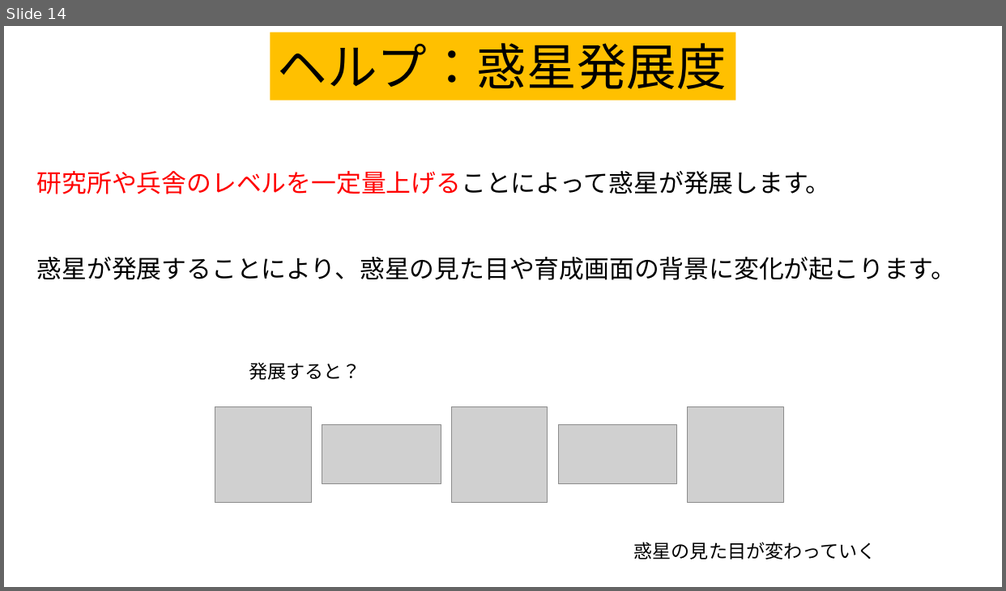
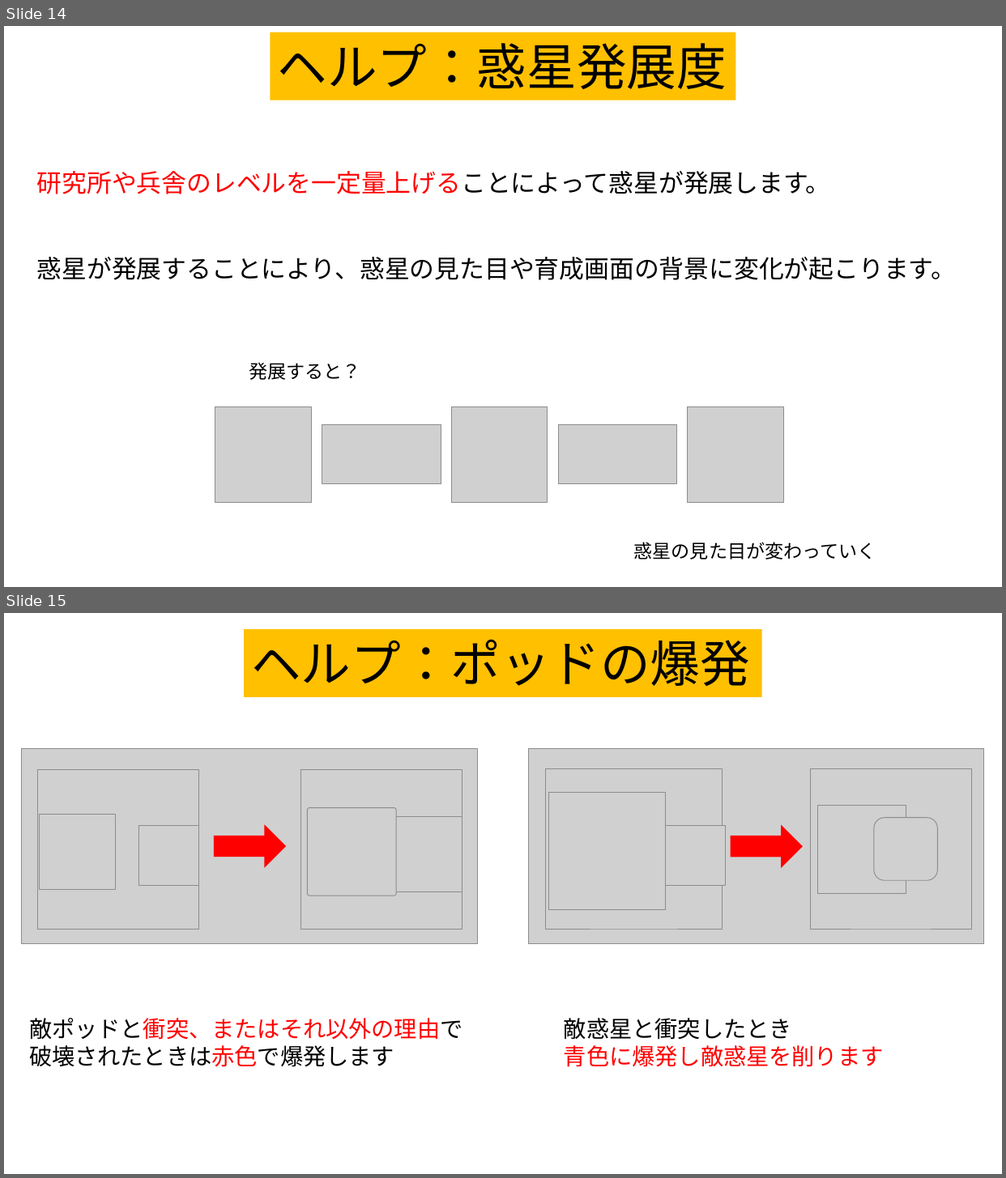
Before and after one commit to team556/team, a slide deck: 説明文.pptx. Shown one above the other, each under a label of ours: slide 14 before the commit, slides 14 and 15 after it. The pictures are 1006x591 and 1006x1178 pixels, drawn with LibreOffice and Linux fonts; fonts in the diff are those of the drawing; grey boxes stand for pictures. Boxes give left, top, right and bottom in pixels: in the first picture for what was removed or moved away, otherwise in the second. Text is boxed around its words. In the diff, an @@ line names an element or a change of style, - is before the commit and + after.

```diff
--- a/説明文.pptx
+++ b/説明文.pptx
@@ slide 15 added at [4, 613, 1002, 1174], background #FFFFFF @@
@@ rectangle added at [245, 629, 762, 697], fill #FFC000, 48 pt, text #000000 @@
+ヘルプ：ポッドの爆発
@@ group added at [22, 748, 477, 944]: 7 pictures, 1 right arrow @@
@@ group added at [529, 749, 984, 944]: 7 pictures, 1 right arrow @@
@@ text added at [29, 1018, 463, 1067], 22 pt, text #000000 @@
+敵ポッドと衝突、またはそれ以外の理由で
+破壊されたときは赤色で爆発します
@@ text added at [564, 1018, 884, 1067], 22 pt, text #FF0000 @@
+敵惑星と衝突したとき
+青色に爆発し敵惑星を削ります
```
Also in this commit, not shown: 1 slide changed.
